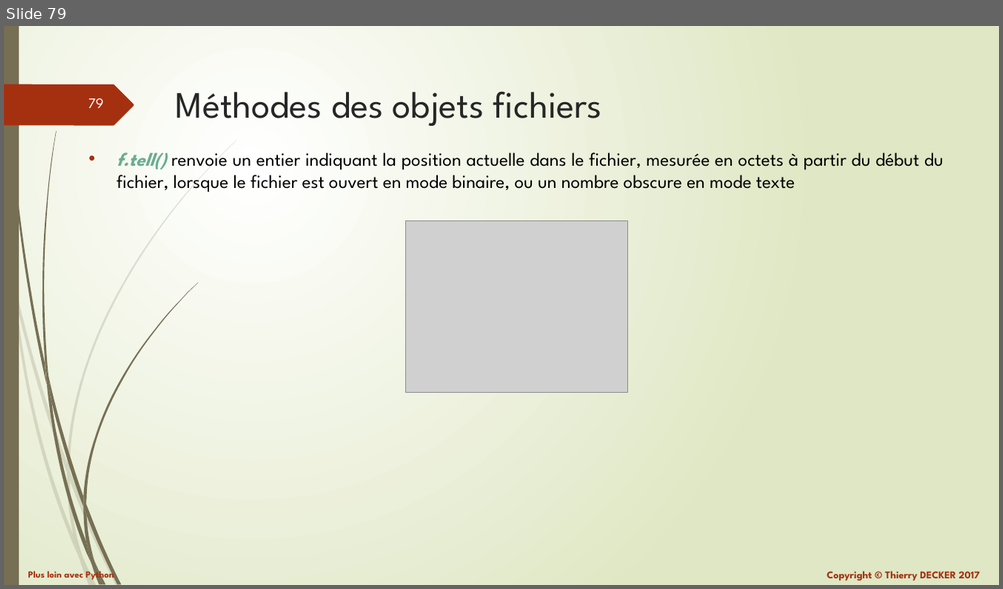
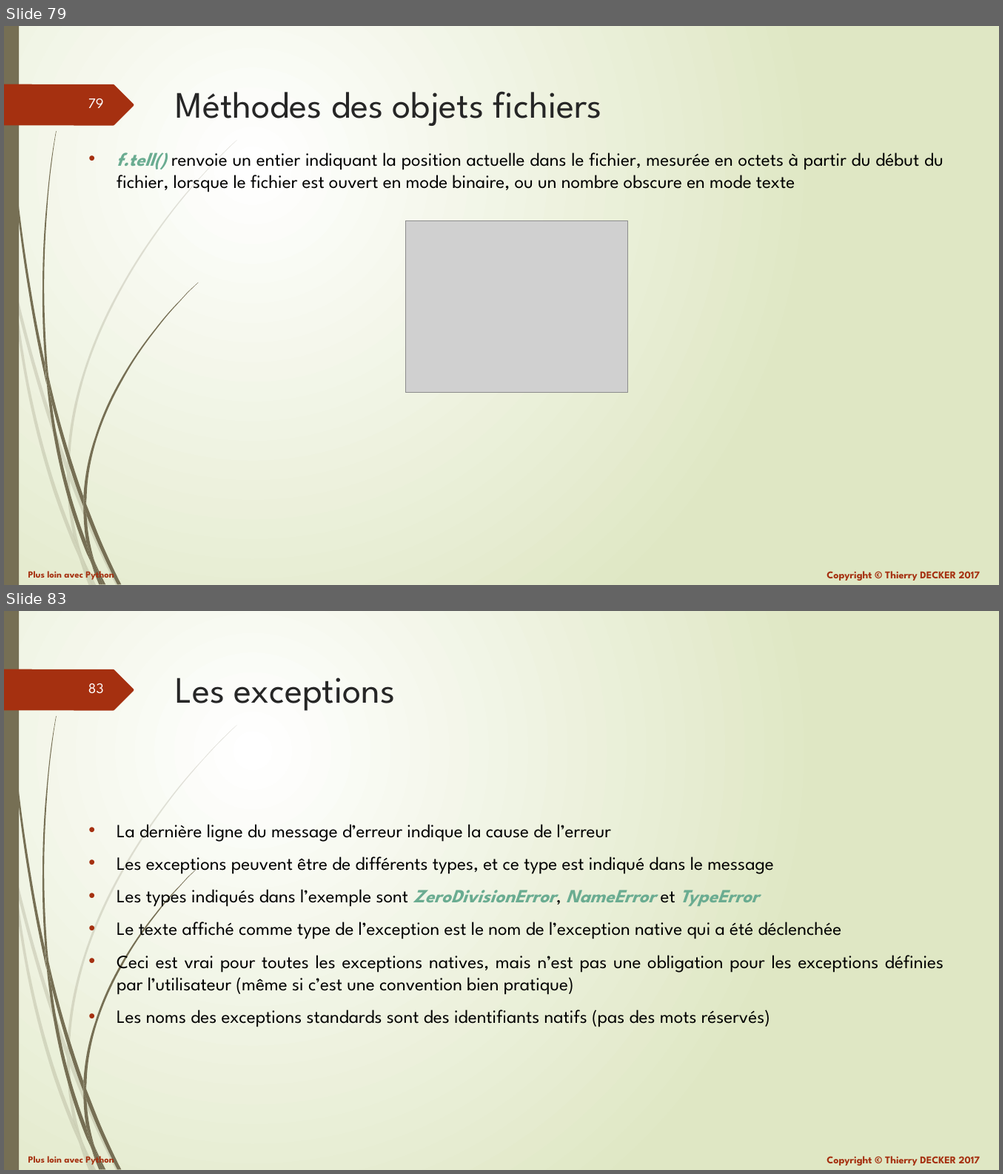
Before and after one commit to VikmanTheRacoon/learning-python, a slide deck: documentations/python-102.pptx. Shown one above the other, each under a label of ours: slide 79 before the commit, slides 79 and 83 after it; the slides between them are not shown. The pictures are 1003x589 and 1003x1174 pixels, drawn with LibreOffice and Linux fonts; fonts in the diff are those of the drawing; grey boxes stand for pictures. Boxes give left, top, right and bottom in pixels: in the first picture for what was removed or moved away, otherwise in the second. Text is boxed around its words. In the diff, an @@ line names an element or a change of style, - is before the commit and + after.

```diff
--- a/documentations/python-102.pptx
+++ b/documentations/python-102.pptx
@@ slide 83 added at (x1=4, y1=611, x2=999, y2=1170), background gradient #FFFFFF to #DFE8C4; not listed: 27 template elements that a slide beside it also shows @@
@@ title added at (x1=175, y1=678, x2=395, y2=711), 36 pt, text #262626 @@
+Les exceptions
@@ text added at (x1=116, y1=824, x2=943, y2=1028), 18 pt, text #000000 @@
+• La dernière ligne du message d’erreur indique la cause de l’erreur
+• Les exceptions peuvent être de différents types, et ce type est indiqué dans le message
+• Les types indiqués dans l’exemple sont ZeroDivisionError, NameError et TypeError
+• Le texte affiché comme type de l’exception est le nom de l’exception native qui a été déclenchée
+• Ceci est vrai pour toutes les exceptions natives, mais n’est pas une obligation pour les exceptions définies par l’utilisateur (même si c’est une convention bien pratique)
+• Les noms des exceptions standards sont des identifiants natifs (pas des mots réservés)
```
Also in this commit, not shown: 19 other slides added, 1 other file.
